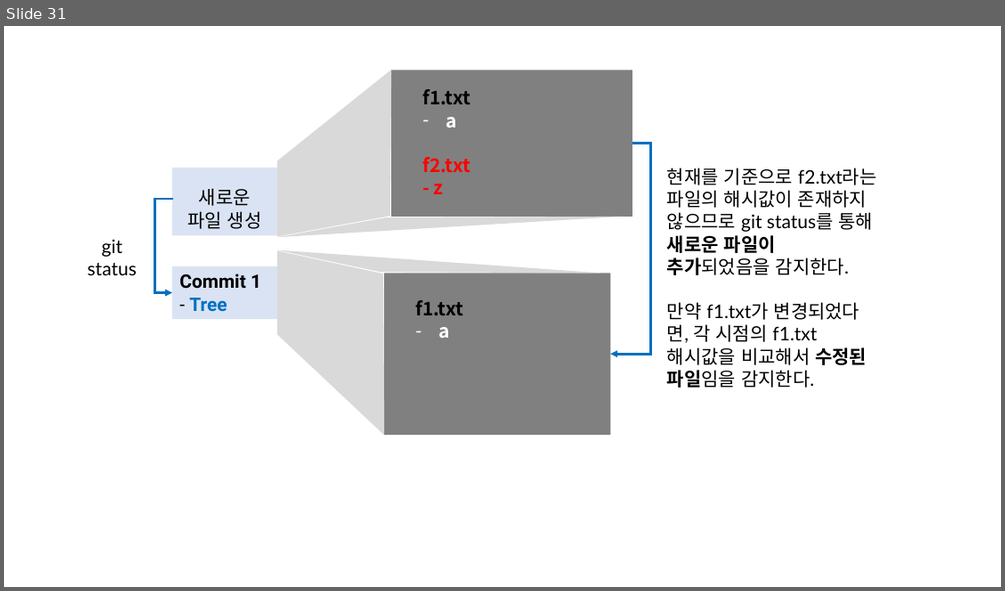
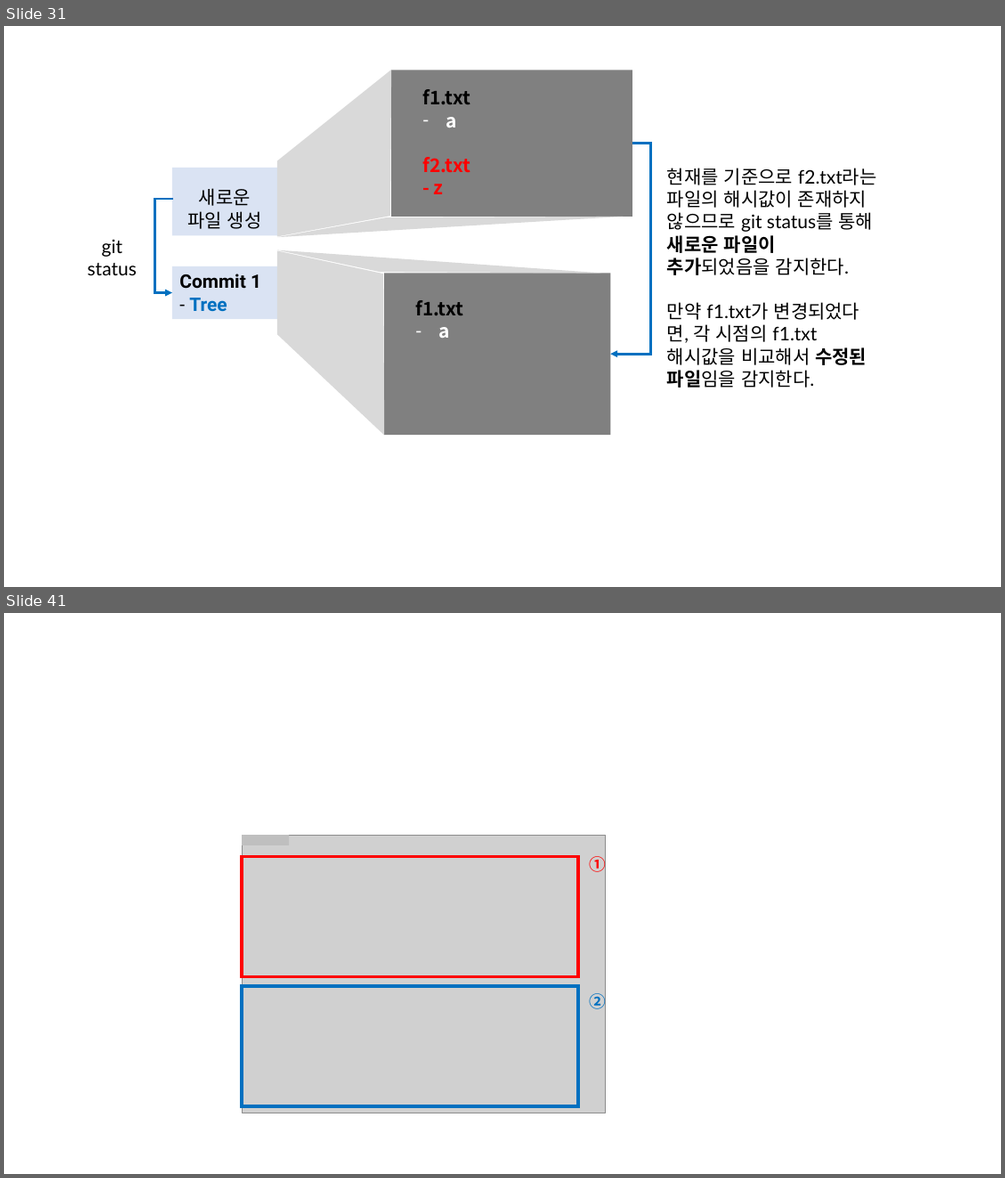
Before and after one commit to Han-Joon-Hyeok/TIL, a slide deck: Git/images/images.pptx. Shown one above the other, each under a label of ours: slide 31 before the commit, slides 31 and 41 after it; the slides between them are not shown. The pictures are 1005x591 and 1005x1178 pixels, drawn with LibreOffice and Linux fonts; fonts in the diff are those of the drawing; grey boxes stand for pictures. Boxes give left, top, right and bottom in pixels: in the first picture for what was removed or moved away, otherwise in the second. Text is boxed around its words. In the diff, an @@ line names an element or a change of style, - is before the commit and + after.

```diff
--- a/Git/images/images.pptx
+++ b/Git/images/images.pptx
@@ slide 41 added at bbox=[4, 613, 1001, 1174], background #FFFFFF @@
@@ picture added at bbox=[242, 835, 606, 1113] @@
@@ rectangle added at bbox=[242, 835, 289, 845], fill #BFBFBF @@
@@ rectangle added at bbox=[242, 857, 578, 977], outline #FF0000 3 pt @@
@@ text added at bbox=[590, 853, 607, 876], 16 pt, text #FF0000, bold @@
+①
@@ rectangle added at bbox=[242, 986, 578, 1107], outline #0070C0 3 pt @@
@@ text added at bbox=[590, 990, 607, 1013], 16 pt, text #0070C0, bold @@
+②
```
Also in this commit, not shown: 16 other slides added, 18 other files.
